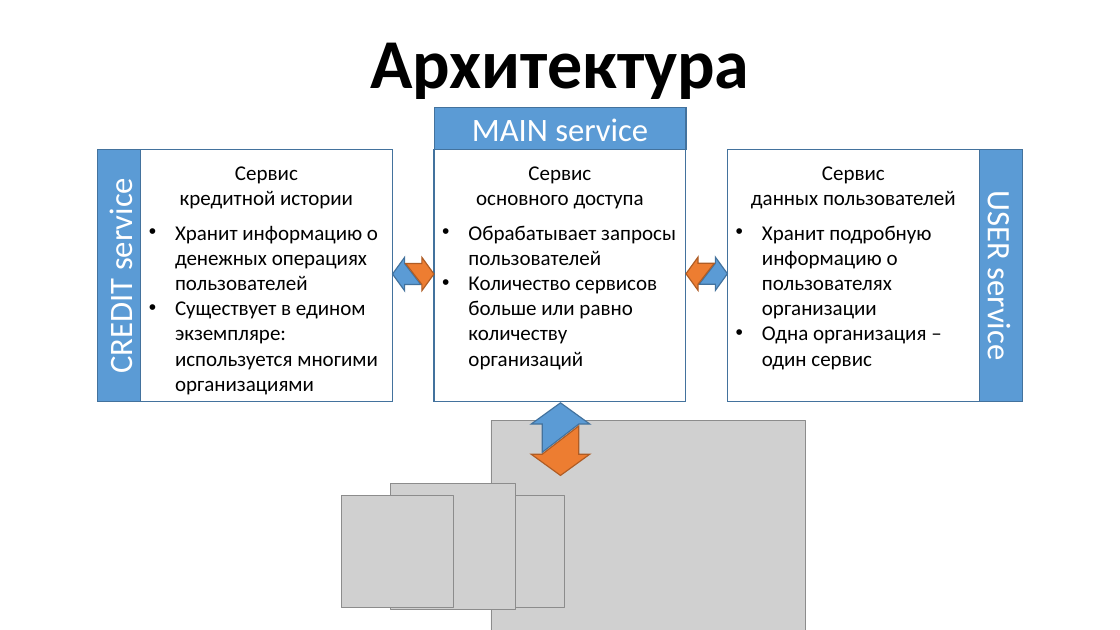
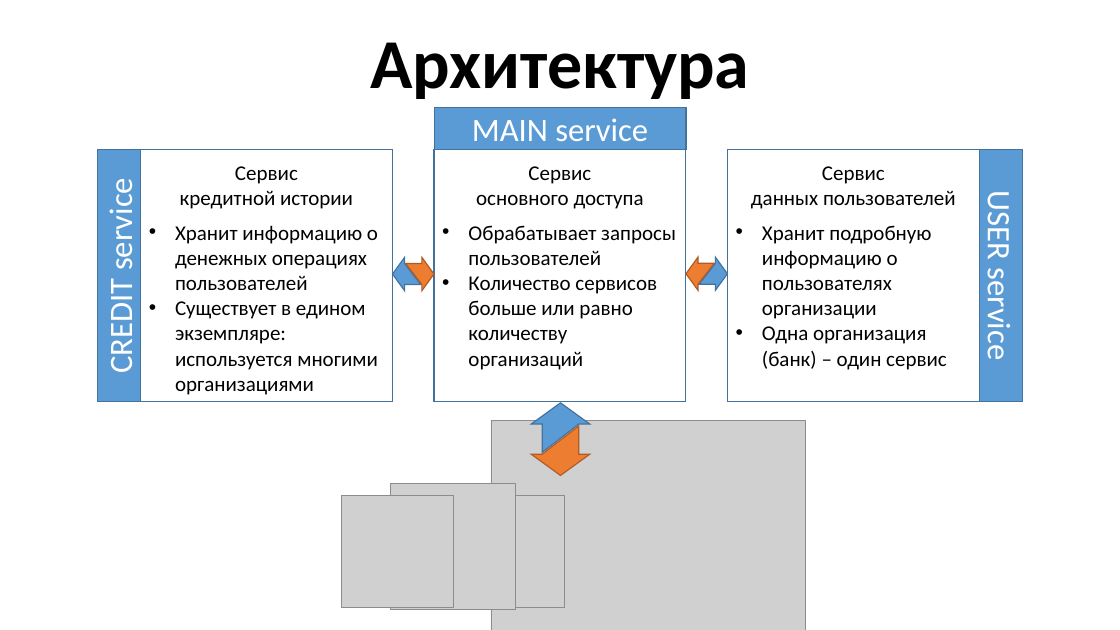
Before and after one commit to YoungTeurus/CreditAndUserServices, a slide deck: slide 4 of docs/Java 3 - presentation (without animation).pptx (slide 5 before the commit). Drawn at 1120x630 pixels with LibreOffice and Linux fonts; fonts in the diff are those of the drawing; grey boxes stand for pictures. Boxes give left, top, right and bottom in pixels: in the first picture for what was removed or moved away, otherwise in the second. Text is boxed around its words. In the diff, an @@ line names an element or a change of style, - is before the commit and + after.

```diff
--- a/docs/Java 3 - presentation (without animation).pptx
+++ b/docs/Java 3 - presentation (without animation).pptx
@@ text at [762, 326, 947, 370]: text changed @@
-• Одна организация – один сервис
+• Одна организация (банк) – один сервис
```
Also in this commit, not shown: 2 other slides changed, 3 slides added, 3 slides removed.
